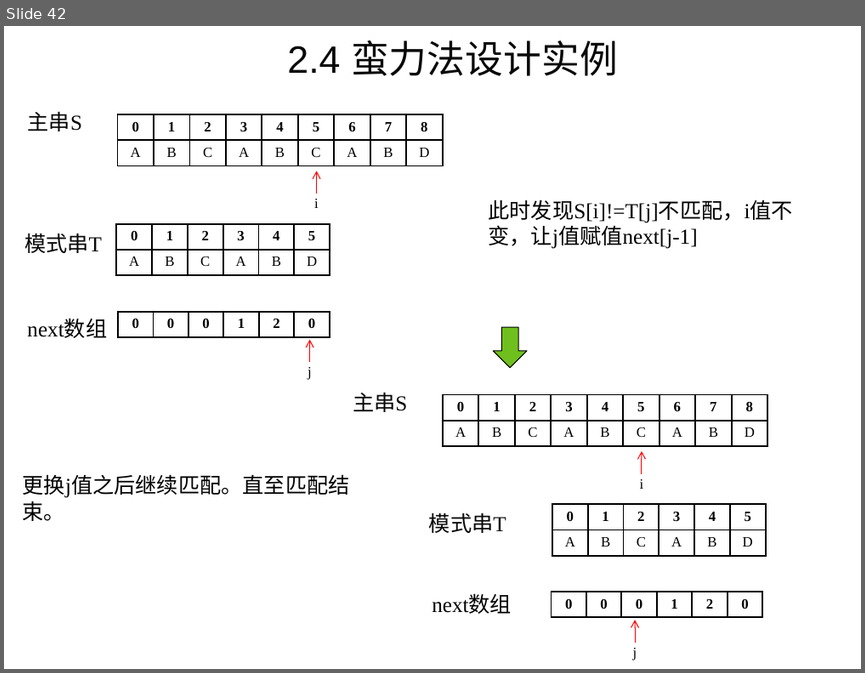
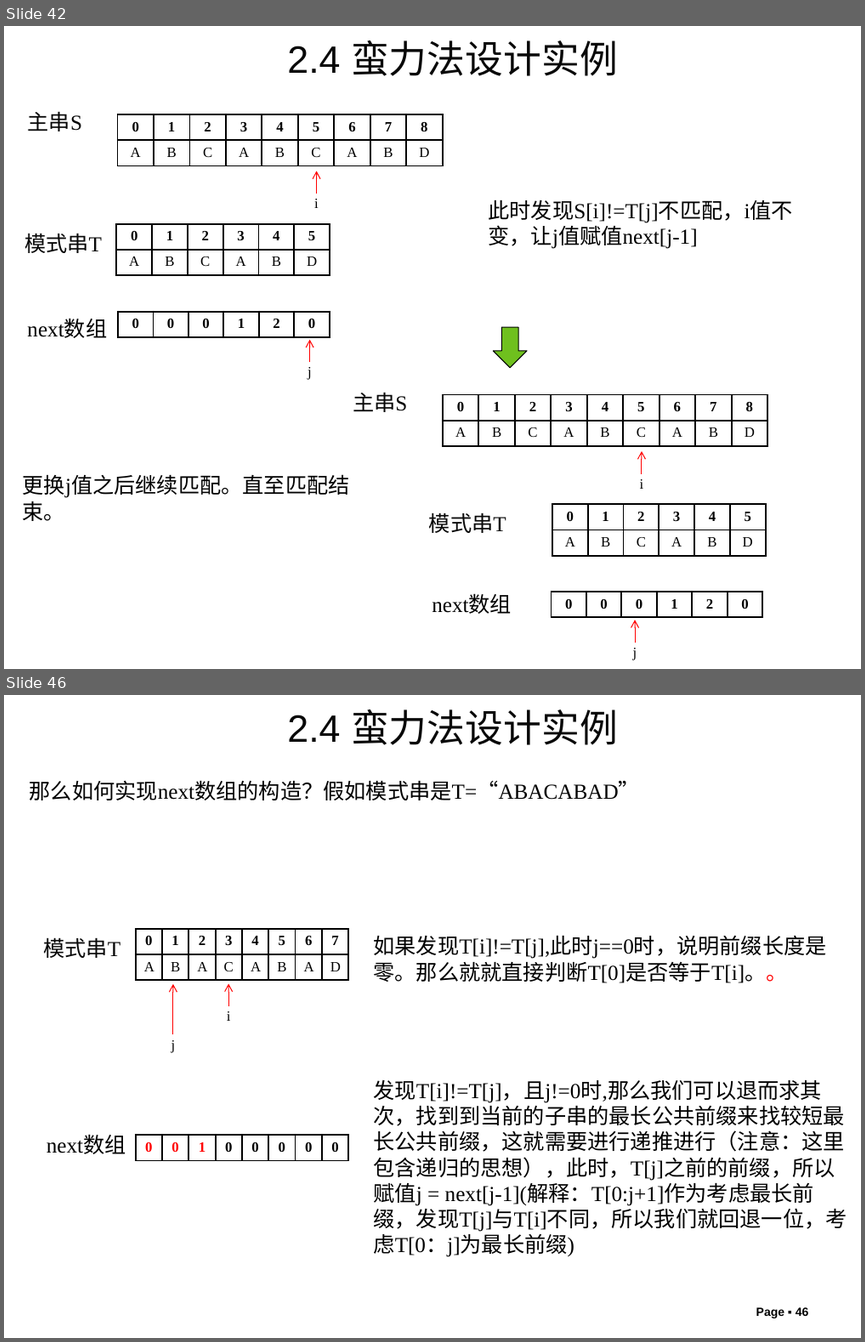
Before and after one commit to liutongling/DP, a slide deck: file/第2章 蛮力法.pptx. Shown one above the other, each under a label of ours: slide 42 before the commit, slides 42 and 46 after it; the slides between them are not shown. The pictures are 865x673 and 865x1342 pixels, drawn with LibreOffice and Linux fonts; fonts in the diff are those of the drawing; background and template pictures are left out. Boxes give left, top, right and bottom in pixels: in the first picture for what was removed or moved away, otherwise in the second. Text is boxed around its words. In the diff, an @@ line names an element or a change of style, - is before the commit and + after.

Commit message:
修改第二章蛮力算法

```diff
--- a/file/第2章 蛮力法.pptx
+++ b/file/第2章 蛮力法.pptx
@@ slide 46 added at [4,695,861,1338], background #FFFFFF @@
@@ text added at [287,709,618,745], 32 pt, text #080808 @@
+2.4 蛮力法设计实例
@@ text added at [30,780,640,800], 18 pt, text #000000 @@
+那么如何实现next数组的构造？假如模式串是T=“ABACABAD”
@@ text added at [43,937,120,958], 18 pt, text #080808 @@
+模式串T
@@ table added at [135,929,347,981], 2 rows, 8 columns @@
+0 | 1 | 2 | 3 | 4 | 5 | 6 | 7
+A | B | A | C | A | B | A | D
@@ text added at [374,935,827,983], 18 pt, text #000000 @@
+如果发现T[i]!=T[j],此时j==0时，说明前缀长度是零。那么就就直接判断T[0]是否等于T[i]。。
@@ arrow added from (173, 1034) to (173, 984), #FF0000 0.75 pt @@
@@ arrow added from (228, 1006) to (228, 984), #FF0000 0.75 pt @@
@@ text added at [227,1011,231,1021], 12 pt, text #000000 @@
+i
@@ text added at [171,1040,176,1053], 12 pt, text #000000 @@
+j
@@ text added at [374,1080,847,1257], 18 pt, text #000000 @@
+发现T[i]!=T[j]，且j!=0时,那么我们可以退而求其次，找到到当前的子串的最长公共前缀来找较短最长公共前缀，这就需要进行递推进行（注意：这里包含递归的思想），此时，T[j]之前的前缀，所以赋值j = next[j-1](解释：T[0:j+1]作为考虑最长前缀，发现T[j]与T[i]不同，所以我们就回退一位，考虑T[0：j]为最长前缀)
@@ text added at [46,1135,126,1154], 18 pt, text #000000 @@
+next数组
@@ table added at [135,1134,347,1186], 1 rows, 8 columns @@
+0 | 0 | 1 | 0 | 0 | 0 | 0 | 0
@@ page number added at [756,1307,809,1318], 10 pt, text #000000, bold @@
+Page ▪ 46
```
Also in this commit, not shown: 3 other slides added, 1 other file.
